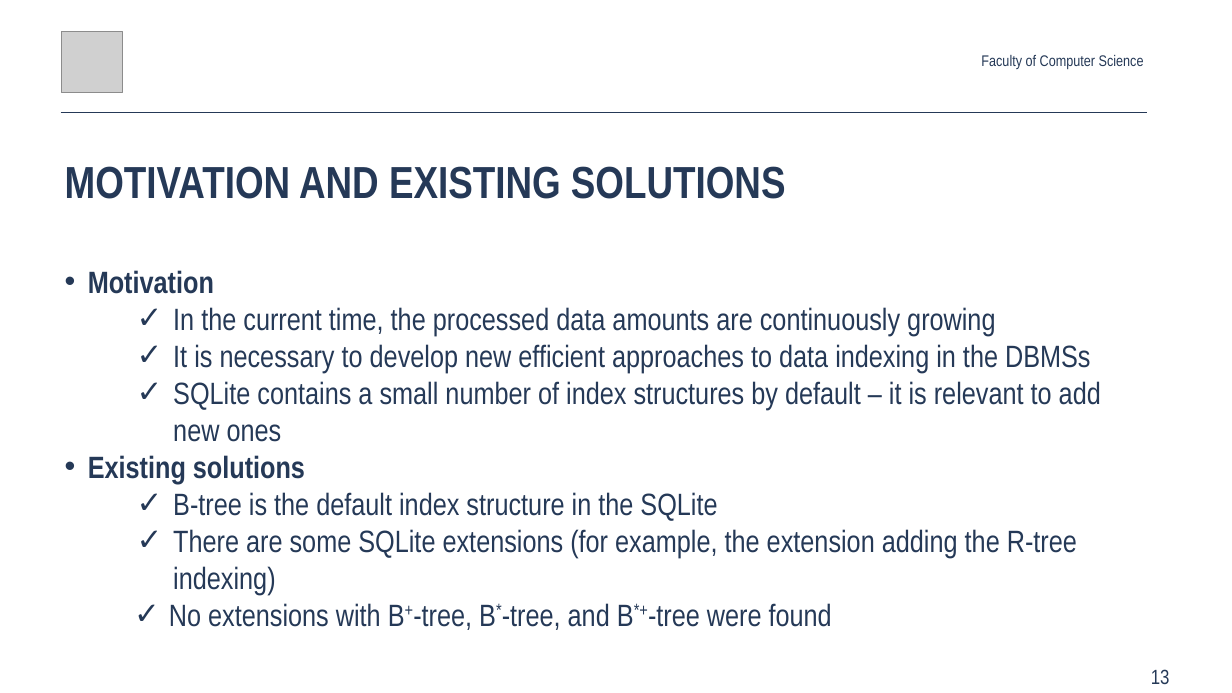
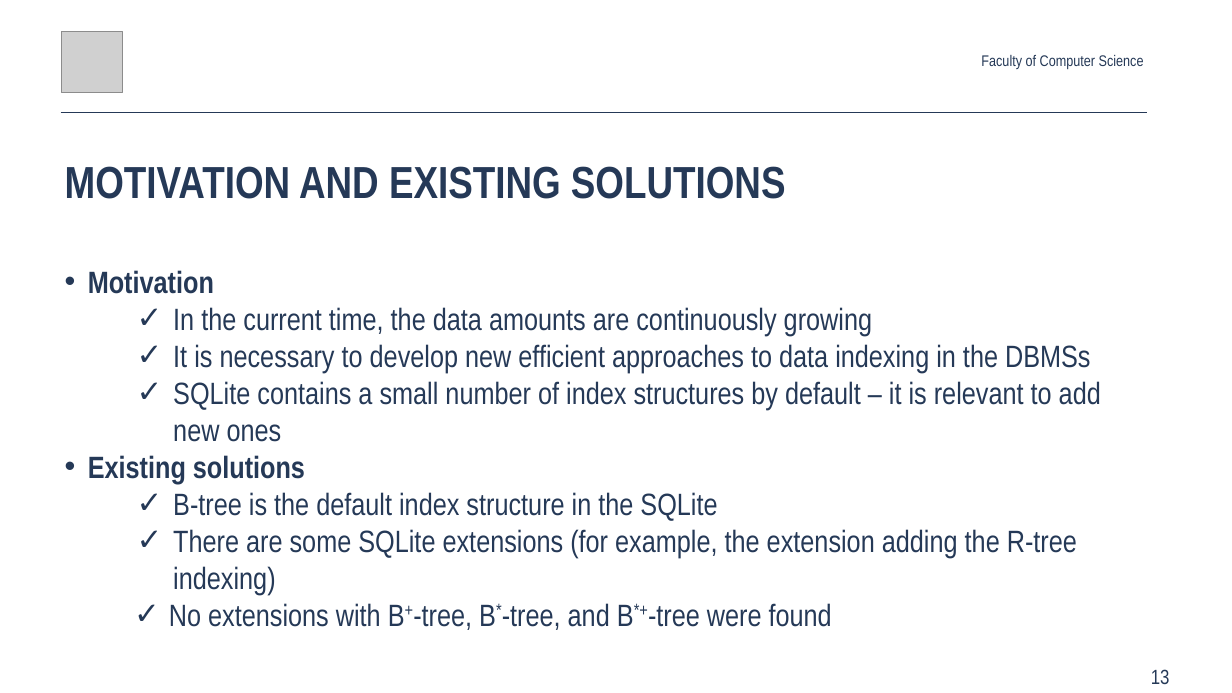
Before and after one commit to Glost/btrees_2019, a slide deck: slide 13 of root/docs/slides/Anton_Rigin_SYRCoSE_2019.pptx. Drawn at 1232x693 pixels with LibreOffice and Linux fonts; fonts in the diff are those of the drawing; grey boxes stand for pictures. Boxes give left, top, right and bottom in pixels: in the first picture for what was removed or moved away, otherwise in the second. Text is boxed around its words. In the diff, an @@ line names an element or a change of style, - is before the commit and + after.

```diff
--- a/root/docs/slides/Anton_Rigin_SYRCoSE_2019.pptx
+++ b/root/docs/slides/Anton_Rigin_SYRCoSE_2019.pptx
@@ text at box(173, 307, 872, 336): text changed @@
-✓ In the current time, the processed data amounts are continuously growing
+✓ In the current time, the data amounts are continuously growing
```
Also in this commit, not shown: 2 other slides changed, 3 other files.
